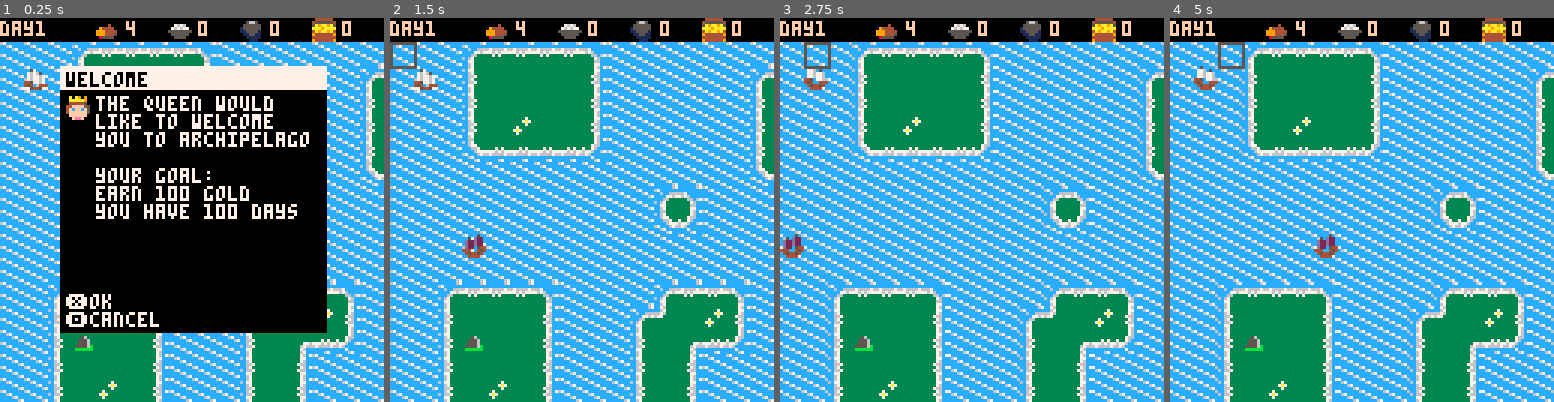
Above: before the commit, frames 1-4 (left to right).
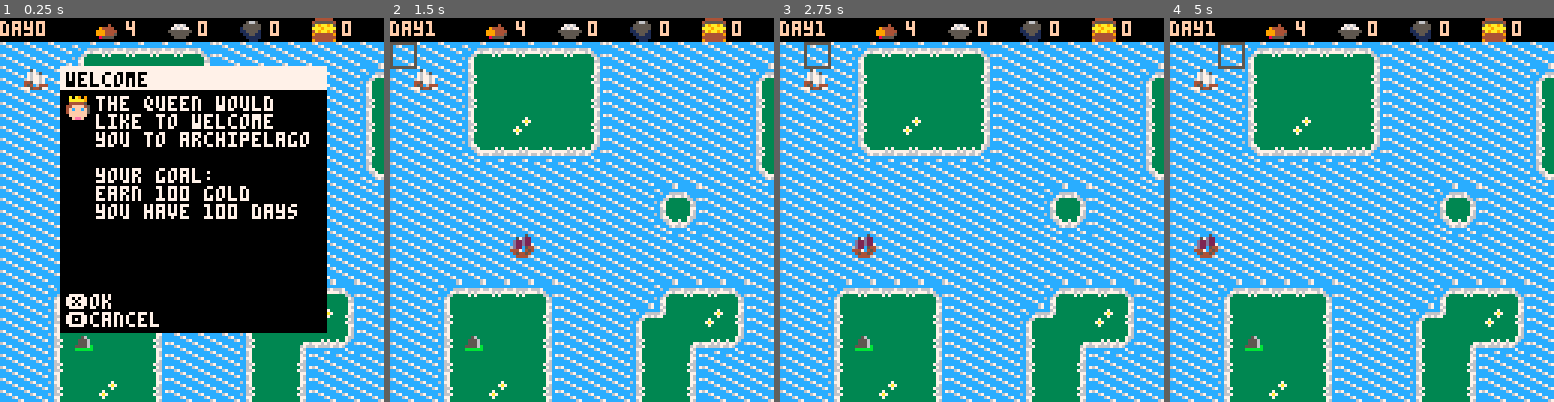
Above: after the commit, the same moments.

Repository: ignoreintuition/archipelago
Game: PICO-8 cartridge archipelago.p8
Two runs of this game, one before a commit and one after it. Both use one fixed random seed, a clock stepped at 60 frames per second and the inputs below.
Inputs:
- Up to frame 1 (0.25 s): no input
- Up to frame 2 (1.5 s): tap X (X key) at 0.33, 1.07 s; tap O (Z key) at 0.7 s
- Up to frame 3 (2.75 s): hold Right 1.6-2.1 s; tap O (Z key) at 1.7, 2.1, 2.5 s; tap X (X key) at 1.85 s; hold Up 2.15-2.42 s; hold Right from 2.47 s (still down)
- Up to frame 4 (5 s): tap O (Z key) every 0.4 s from 2.9 to 4.9 s; tap X (X key) at 2.97, 4.08 s; release Right at 3.03 s; hold Left 3.08-3.58 s; hold Down 3.63-3.97 s; hold Right 4.02-4.68 s; hold Up from 4.73 s (still down)

The runs differ from the first frame. In frame 1, less than 0.1% of the frame differs, in the area x 9-12%, y 0-4%; in frame 2, 0.5%; in frame 3, 23%; in frame 4, 23%, in the area x 0-100%, y 6-100%.

Commit message:
added pause. Fixed unit merge bug. Added troops / workers

Diff:
--- a/archipelago.p8
+++ b/archipelago.p8
@@ -1,7 +1,7 @@
 pico-8 cartridge // http://www.pico-8.com
 version 41
 __lua__
---archipelago 0.1.7
+--archipelago 0.1.8
 --by IgnoreIntuition
 --game
 #include src/game.lua
@@ -37,14 +37,14 @@
 355556b333433343333333334540044444507670054444400005500000055000999aaa0060056006056466664440045402d205444545454544c44c4454444444
 3bbbbbb333333343333333330454454045400444054564400005500000055000000999aa5605606005414666045445404440045445494545cccccccc49999999
 3333333333333333333333330044440077544577054564400000000000000000aaa0009905656600054146660044440077544577454945450000000049955999
-00000000000000000000000000000000000000000000000000000000000000000000000000000000000000000000000000000000000000000000000000000000
-00000000000080000000000000a9000000a900000000000000000000000000000000000000000000000000000000000000000000000000000000000000000000
-0000000000089800008000800aaa90000aaa90000005600000000000000000000000000000000000000000000000000000000000000000000000000000000000
-000080000089a980000000009a9aa9009a9aa9000004800000056000000000000000000000000000000000000000000000000000000000000000000000000000
-00089800089aaa980000000044454400445454000045680000048000000000000000000000000000000000000000000000000000000000000000000000000000
-000080000089a9800000000046555400464544000048880000456800000000000000000000000000000000000000000000000000000000000000000000000000
-00000000000898000080008046454545465455457156661717488871000000000000000000000000000000000000000000000000000000000000000000000000
-00000000000080000000000055555454555554540711117001111110000000000000000000000000000000000000000000000000000000000000000000000000
+00000000000000000000000000000000000000000000000000000000000000000000dd0000000000000000000000000000000000000000000000000000000000
+00000000000080000000000000a9000000a900000000000000000000000000000600ff0000000000000000000000000000000000000000000000000000000000
+0000000000089800008000800aaa90000aaa900000056000000000000060dd000600ff0000000000000000000000000000000000000000000000000000000000
+000080000089a980000000009a9aa9009a9aa90000048000000560000060ff000060000000000000000000000000000000000000000000000000000000000000
+00089800089aaa9800000000444544004454540000456800000480000060ff0000d5555000000000000000000000000000000000000000000000000000000000
+000080000089a980000000004655540046454400004888000045680000d555500000550000000000000000000000000000000000000000000000000000000000
+00000000000898000080008046454545465455457156661717488871000055000000550000000000000000000000000000000000000000000000000000000000
+00000000000080000000000055555454555554540711117001111110000055000000000000000000000000000000000000000000000000000000000000000000
 00560000004000000000000000000000008888006600005500000000000000000000000004444440000000000000000000000000000000000000000000000000
 05666600400400000000aaa000001a00080000806660055500000000000000000056650045555554000210000000100000111000000000000000000000000000
 00666660040040000099aaaa0001000080800808066655500000400000767600055555505a9aa9a5002111000011110000111000000000000000000000000000
@@ -280,7 +280,7 @@
 
 
 __gff__
-00050910101010111010101010101002204002151902060a1200002529000000000000040804080000000000000000000000000000000000000000000000000000000000000000000000000000000000000000000000000000000000000000000000000000000000000000000000000000000000000000000000000000000000
+00050910101010111010101010101002204002151902060a120000252900000000000004080408060a000000000000000000000000000000000000000000000000000000000000000000000000000000000000000000000000000000000000000000000000000000000000000000000000000000000000000000000000000000
 0000000000000000000000000000000000000000000000000000000000000000000000000000000000000000000000000000000000000000000000000000000000000000000000000000000000000000000000000000000000000000000000000000000000000000000000000000000000000000000000000000000000000000
 __map__
 0101010706060606080101010101010101010101010101010101010101010101010101010101010101010101010101010101010101010101010101010101010101010101010101010101010101010101010101010101010101010101010101010101010101010101010101010101010101010101010101010101010101010101
--- a/src/building.lua
+++ b/src/building.lua
@@ -13,9 +13,6 @@
   }
   if b.spr == sprites["storage"] then
     maxResource = maxResource + 10
-  elseif b.spr == sprites["house"] then
-    foodCost = foodCost + 1
-    availableLabor = availableLabor + 4
   end
   if b.spr == sprites["farm"]
       or b.spr == sprites["mine"]
--- a/src/game.lua
+++ b/src/game.lua
@@ -16,7 +16,8 @@
 
   sprites = {
     ship = 19,
-    troop = 22,
+    citizen = 22,
+    troop = 39,
     house = 21,
     farm = 24,
     port = 25,
@@ -49,12 +50,12 @@
 
   initMap()
   initBroker()
+  initResources()
   initSprites({ { "ship", 1, 1 } })
   initEnemy()
   initUi()
   initToolbar()
   initTimers()
-  initResources()
   printStats()
   initGoals()
 end
--- a/src/sprites.lua
+++ b/src/sprites.lua
@@ -72,7 +72,7 @@
 end
 
 function addSprite(v)
-  if v[1] == "ship" or v[1] == "troop" then
+  if v[1] == "ship" or v[1] == "troop" or v[1] == "citizen" then
     add(activeSprites, initUnit(v[1], v[2], v[3]))
     mode = modes["select"]
   else
@@ -81,9 +81,9 @@
   end
 end
 
-function destroySprite(x, y)
+function destroySprite(sp, x, y)
   for i, v in ipairs(activeSprites) do
-    if v.x == x and v.y == y then
+    if v.x == x and v.y == y and v.spr == sp then
       local explosion = 32
       del(activeSprites, v)
       while explosion <= 34 do
--- a/src/timers.lua
+++ b/src/timers.lua
@@ -12,12 +12,14 @@
 end
 
 function updateTimers()
-  if (timer < 0) timer = animTimer
-  timer = timer - 1
-  if timers["day"]["curr"] < 0 then
-    timers["day"]["curr"] = timers["day"]["max"]
-    day = day + 1
-    alertSubscribers("day")
+  if (timer <= 0) timer = animTimer
+  if mode != modes["dialog"] and mode != modes["toolbar"] then
+    timer = timer - 1
+    if timers["day"]["curr"] < 0 then
+      timers["day"]["curr"] = timers["day"]["max"]
+      day = day + 1
+      alertSubscribers("day")
+    end
+    timers["day"]["curr"] = timers["day"]["curr"] - 1
   end
-  timers["day"]["curr"] = timers["day"]["curr"] - 1
 end
--- a/src/toolbar.lua
+++ b/src/toolbar.lua
@@ -28,6 +28,7 @@
     cancelIcon
   },
   house = {
+    { "worker", 23, "addSprite", "citizen" },
     upgradeIcon,
     { "destroy", 51, "destroySprite", "house" },
     cancelIcon
@@ -143,8 +144,8 @@
     end
   end,
   destroySprite = function(arg)
-    destroySprite(c.x, c.y)
-    if arg != "troop" and arg != "ship" then
+    destroySprite(sprites[arg], c.x, c.y)
+    if arg != "troop" and arg != "ship" and arg != "citizen" then
       updateProduction(arg, -1)
     end
   end,
--- a/src/ui.lua
+++ b/src/ui.lua
@@ -57,8 +57,7 @@
     if btnp(🅾️) then
       prevMode = mode
       infoDialog()
-    end
-    if btnp(❎) then
+    elseif btnp(❎) then
       local isSprite = selectSprite(c.x, c.y)
       if not isSprite then
         prevMode = mode
--- a/src/unit.lua
+++ b/src/unit.lua
@@ -19,9 +19,15 @@
   if u.spr == sprites["ship"] then
     add(u.terr, water)
     add(u.terr, beach)
-  elseif u.spr == sprites["troop"] then
+  elseif u.spr == sprites["troop"] or u.spr == sprites["citizen"] then
     add(u.terr, land)
     add(u.terr, forest)
+  end
+  if u.subType == "citizen" then
+    availableLabor = availableLabor + 1
+  end
+  if u.subType == "citizen" or u.subType == "troop" then
+    foodCost = foodCost + 1
   end
   return u
 end
@@ -39,7 +45,7 @@
   end
   if d["resolved"] and u["queueForDecomm"] then
     u["queueForDecomm"] = false
-    destroySprite(u.x, u.y)
+    destroySprite(u.spr, u.x, u.y)
   elseif not d["active"] and u["queueForDecomm"] then
     u["queueForDecomm"] = false
   end
@@ -101,6 +107,8 @@
 
 function upgradeUnit(v, u)
   dialog("merge", { "combine\nunits" }, "sm")
+  printh("v: " .. v.spr)
+  printh("u: " .. u.spr)
   v["queueForUpdate"] = true
   v["queuedUnits"] = u.lvl
   u["queueForDecomm"] = true
@@ -120,7 +128,6 @@
 
 function canTravel(u, x, y)
   for i, v in ipairs(u.terr) do
-    printh("v" .. v)
     if fget(mget(x, y), v) == true then
       return true
     end
Not shown, changed: config.txt
Not shown, added: sdl_controllers.txt
Not shown, changed: dist/archipelago.p8.png
